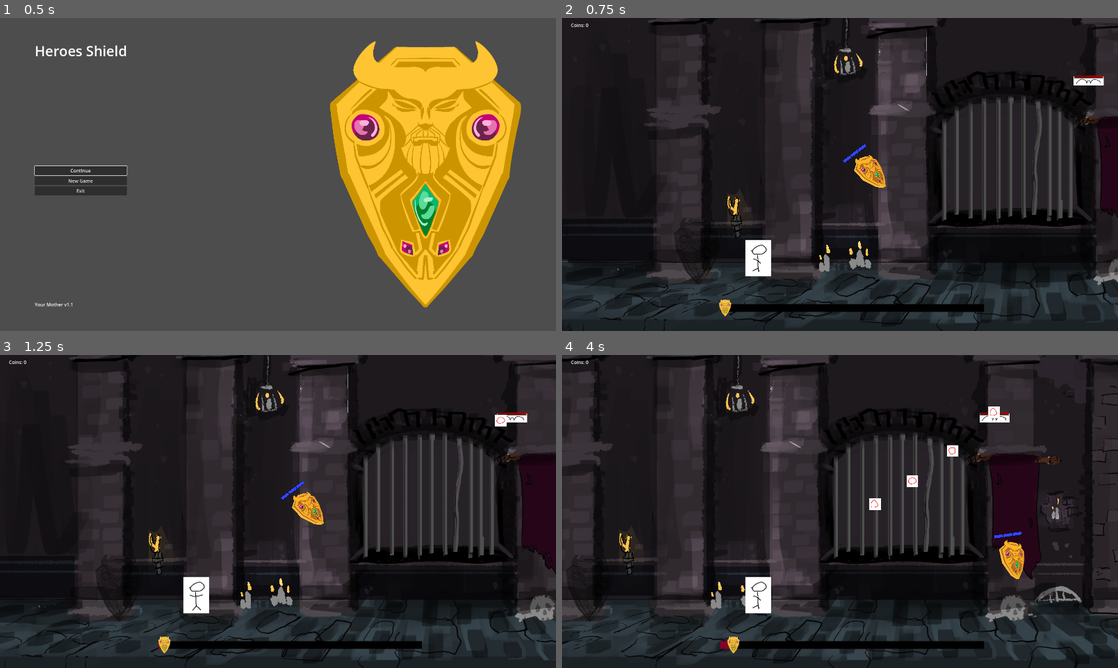
Above: before the commit, frames 1-4 (two rows, left to right).
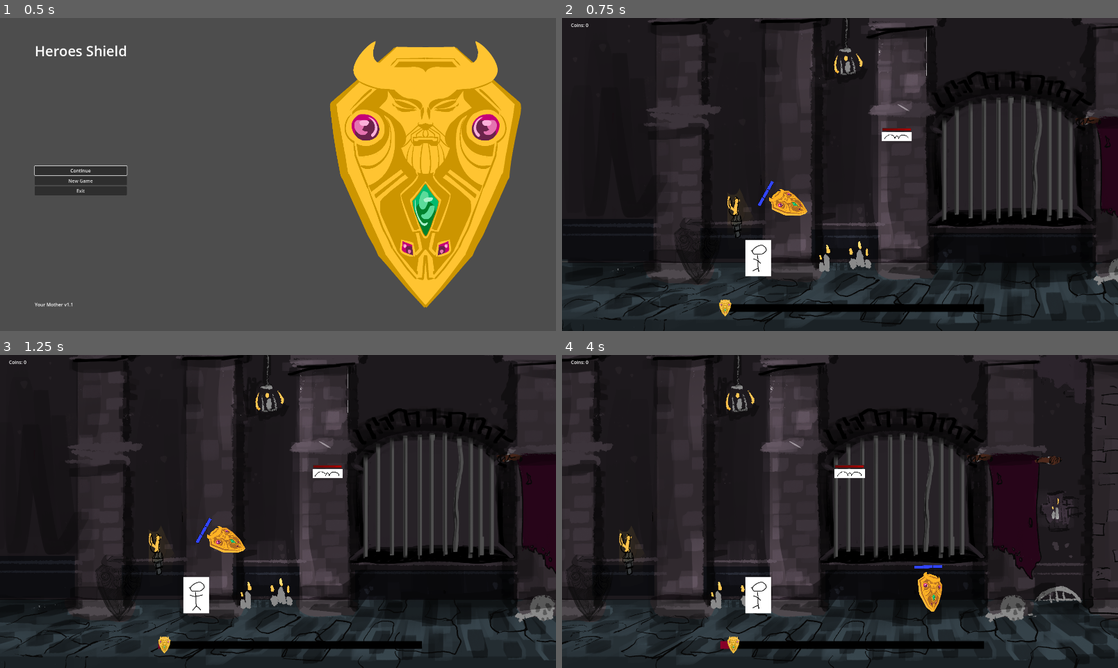
Above: after the commit, the same moments.

Repository: Cookie-Tin-Studios/Heroes-Shield
Game: Godot game, scene res://scenes/menu/main_menu.tscn
Two runs of this game, one before a commit and one after it. Both use one fixed random seed, a clock stepped at 60 frames per second and the inputs below.
Inputs (mouse positions are in pixels of both pictures, inside the frame that each line leads up to):
- Up to frame 1 (0.5 s): no input
- Up to frame 2 (0.75 s): click "New Game" at 0.5 s
- Up to frame 3 (1.25 s): no input
- Up to frame 4 (4 s): move the mouse to (962, 495) at 1.27 s; hold Right (ui_right) 1.28-2.03 s; click (962, 495) at 1.35 s; move the mouse to (728, 527) at 2.02 s; hold Down (ui_down) 2.03-2.78 s; click (728, 527) at 2.1 s; move the mouse to (895, 442) at 2.77 s; hold Right (ui_right) 2.78-3.53 s; click (895, 442) at 2.85 s; move the mouse to (812, 574) at 3.52 s; hold Up (ui_up) from 3.53 s (still down); click (812, 574) at 3.6 s

Frame 1 is identical in both runs. In frame 2, 1.2% of the frame differs, in the area x 35-98%, y 18-64%; in frame 3, 1.3%; in frame 4, 1.6%, in the area x 49-84%, y 16-82%.
Error after the commit: Parse Error: Could not resolve class "res://scripts/mobs/mob_base.gd". (res://scripts/mobs/mob_bat.gd:1)

Commit message:
Add coin explosion on mob death.

Diff:
--- a/scenes/main.tscn
+++ b/scenes/main.tscn
@@ -25,7 +25,7 @@
 script = SubResource("GDScript_81rl6")
 
 [node name="Shield" parent="." instance=ExtResource("2_w3671")]
-position = Vector2(2123, 1077)
+position = Vector2(1552, 1299)
 
 [node name="pause_menu" parent="." instance=ExtResource("5_yooe3")]
 
@@ -54,4 +54,4 @@
 offset_bottom = 40.0
 
 [node name="Mob_bat" parent="." instance=ExtResource("6_cpf26")]
-position = Vector2(3656, 408)
+position = Vector2(2314, 791)
--- a/scripts/mobs/mob_base.gd
+++ b/scripts/mobs/mob_base.gd
@@ -4,6 +4,11 @@
 @export var movement_speed: float = -100.0
 
 var health: float = max_health  # Current health
+
+# Coin stuff.
+var coins_dropped: int = 10 # Variable for coins, can be overloaded in child scripts.
+@export var coin_texture: Texture2D = preload("res://assets/sprites/HIM.png")
+# End coin stuff.
 
 @onready var health_bar = $Node2D/TextureProgressBar
 @onready var collision_shape = get_node_or_null("CollisionShape2D")  # Adjusted to reference CollisionShape2D directly
@@ -35,6 +40,9 @@
 
 func die() -> void:
 	print("Mob has died!")
+	coin_explosion()
+
+	Globals.add_coins(coins_dropped) # Give the player however COINZ.
 	queue_free()  # Remove mob from the scene
 
 func _physics_process(delta: float) -> void:
@@ -46,3 +54,28 @@
 
 	# Update position based on movement speed
 	position.x += movement_speed * delta
+
+func coin_explosion() -> void:
+	for i in range(coins_dropped):
+		var coin_sprite := Sprite2D.new()
+		coin_sprite.texture = coin_texture
+		coin_sprite.global_position = $Node2D.global_position
+
+		add_sibling(coin_sprite)
+
+		var random_direction := Vector2(1, 0).rotated(randf_range(0.0, TAU))
+		var random_distance := randf_range(75.0, 150.0)
+		var final_position := coin_sprite.position + random_direction * random_distance
+
+		var tween := get_tree().create_tween()
+
+		# Move from current position to final_position over 0.5s
+		tween.tween_property(coin_sprite, "position", final_position, 0.1)
+
+		# Fade alpha from 1.0 to 0.0 over 0.5s
+		tween.tween_property(coin_sprite, "modulate:a", 0.0, 0.5).from(1.0)
+
+		# Connect the finished signal with an inline function
+		tween.finished.connect(func():
+			coin_sprite.queue_free()
+		)
--- a/scripts/shield/shield_health.gd
+++ b/scripts/shield/shield_health.gd
@@ -156,7 +156,6 @@
 	# Reflect every projectile in range.
 	for projectile in projectiles_in_range:
 		deflect_projectile(projectile)
-		Globals.add_coins(1) # This is temporary for testing the coin additonal mechanics.
 
 func deflect_projectile(projectile: RigidBody2D) -> void:
 	# Set the parry variable to true, so we know it's been parried.
